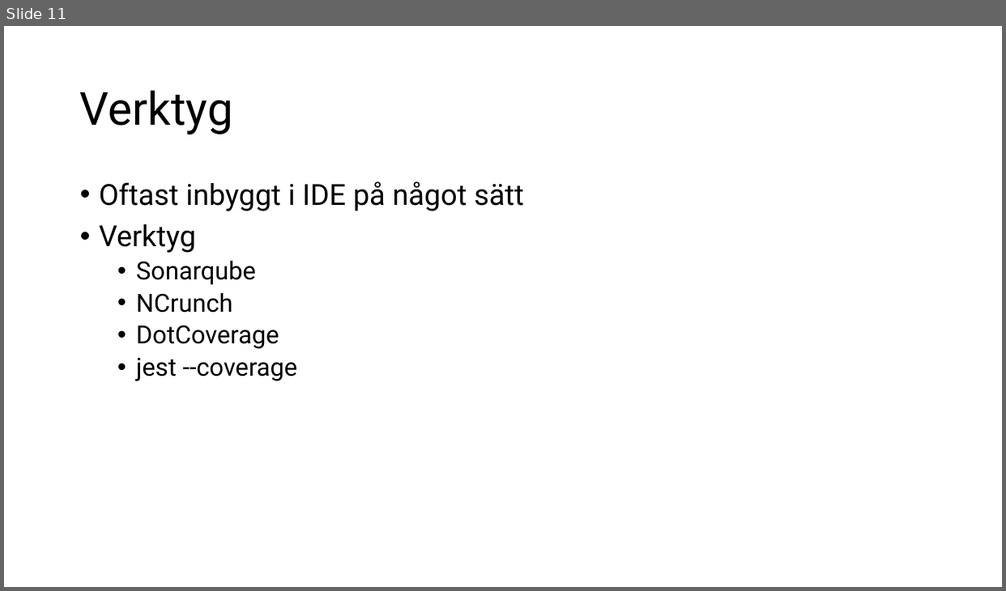
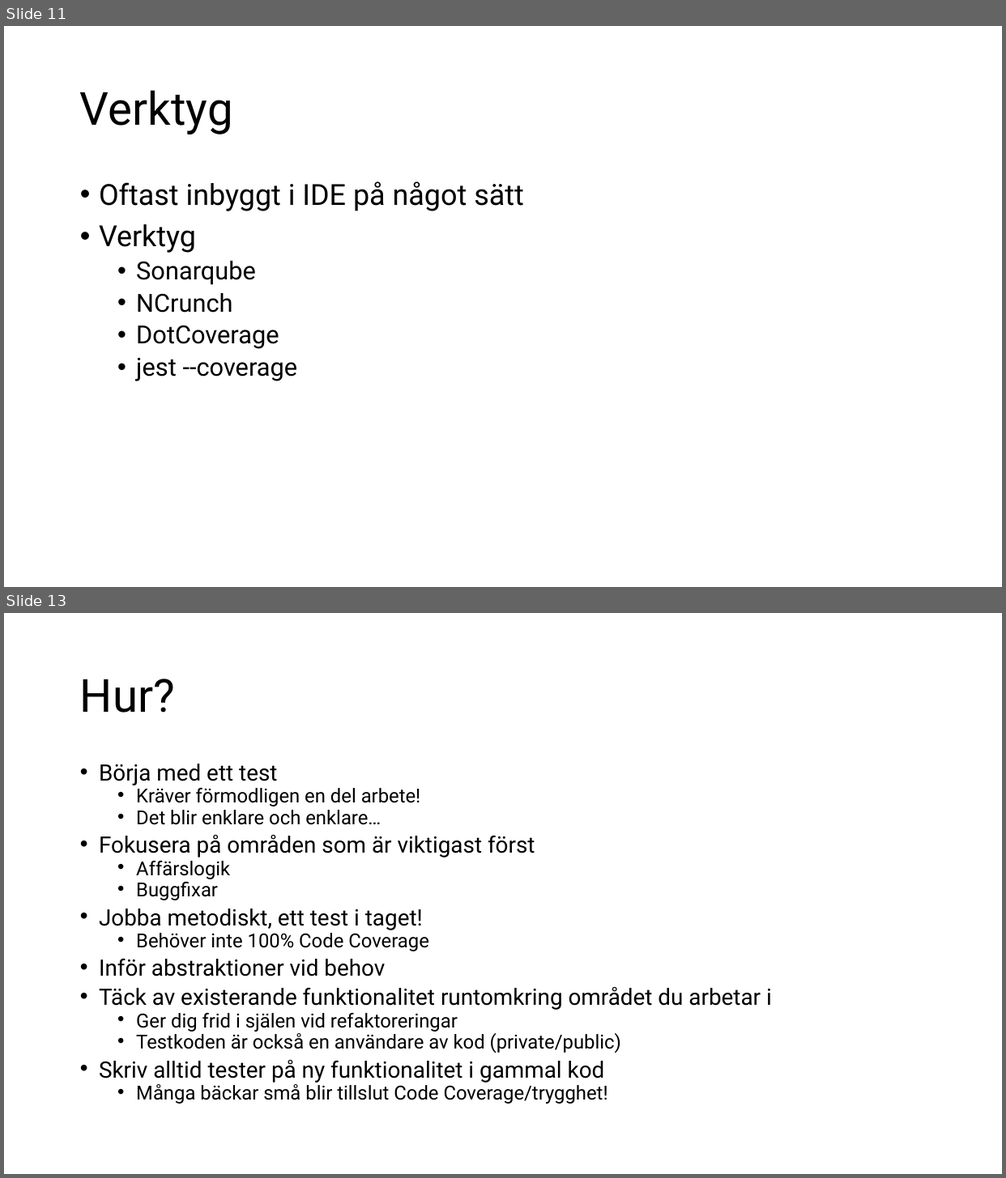
Before and after one commit to bjornstalfors/utbildning, a slide deck: Testning.pptx. Shown one above the other, each under a label of ours: slide 11 before the commit, slides 11 and 13 after it; the slides between them are not shown. The pictures are 1006x591 and 1006x1178 pixels, drawn with LibreOffice and Linux fonts; fonts in the diff are those of the drawing. Boxes give left, top, right and bottom in pixels: in the first picture for what was removed or moved away, otherwise in the second. Text is boxed around its words. In the diff, an @@ line names an element or a change of style, - is before the commit and + after.

```diff
--- a/Testning.pptx
+++ b/Testning.pptx
@@ slide 13 added at box(4, 613, 1002, 1174), background #FFFFFF @@
@@ title added at box(80, 679, 175, 713), 44 pt, text #000000 @@
+Hur?
@@ text added at box(99, 764, 772, 1104), 18.6 pt, text #000000 @@
+• Börja med ett test
+  • Kräver förmodligen en del arbete!
+  • Det blir enklare och enklare…
+• Fokusera på områden som är viktigast först
+  • Affärslogik
+  • Buggfixar
+• Jobba metodiskt, ett test i taget!
+  • Behöver inte 100% Code Coverage
+• Inför abstraktioner vid behov
+• Täck av existerande funktionalitet runtomkring området du arbetar i
+  • Ger dig frid i själen vid refaktoreringar
+  • Testkoden är också en användare av kod (private/public)
+• Skriv alltid tester på ny funktionalitet i gammal kod
+  • Många bäckar små blir tillslut Code Coverage/trygghet!
```
Also in this commit, not shown: 2 slides changed, 3 other slides added, 2 other files.
